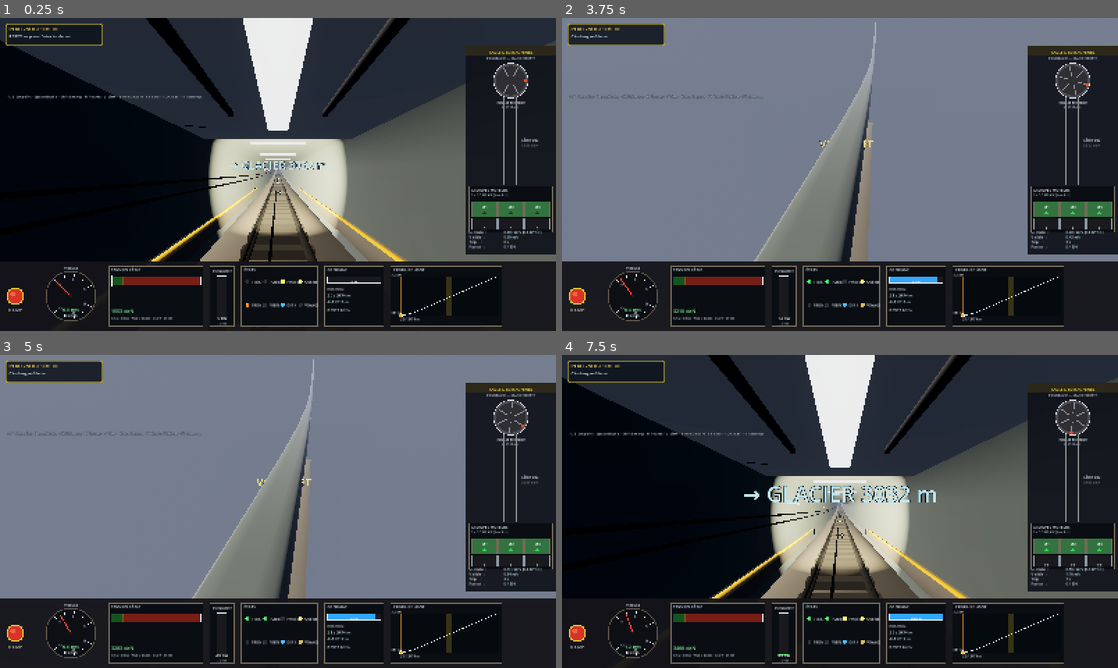
Above: before the commit, frames 1-4 (two rows, left to right).
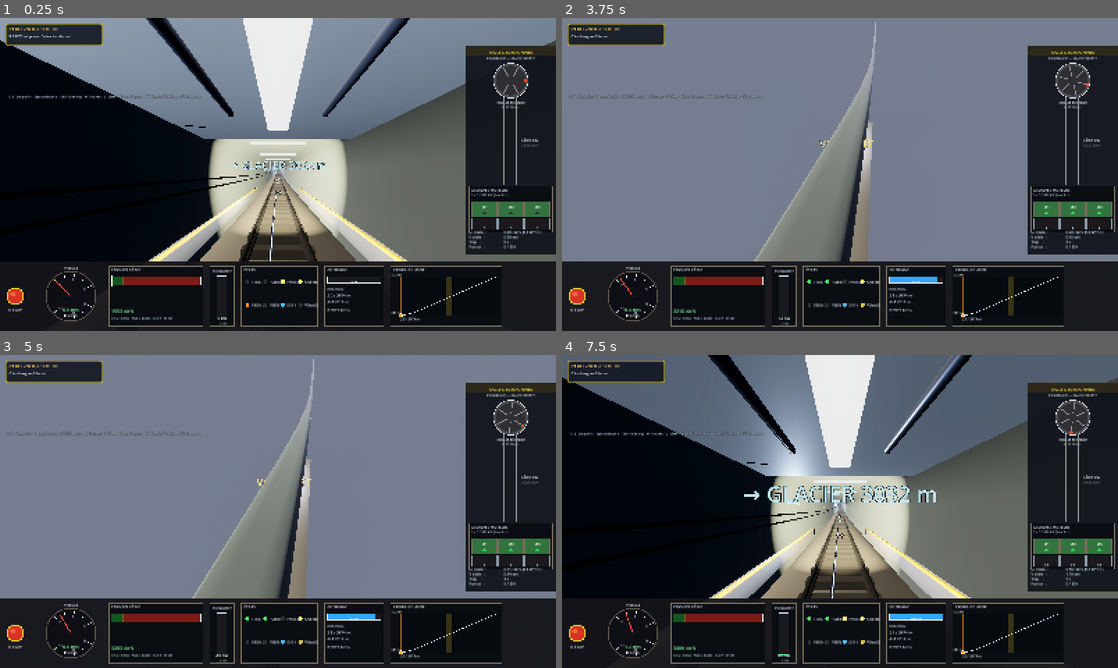
Above: after the commit, the same moments.

Repository: ARP273-ROSE/perce-neige-sim
Game: Godot game, scene res://scenes/main.tscn
The game is run twice, just before and just after one commit, with the same random seed, the same clock (stepped at 60 frames per second) and the same inputs.
Inputs:
- Up to frame 1 (0.25 s): no input
- Up to frame 2 (3.75 s): tap Enter (ready_depart) at 0.5, 2.1 s; hold Up (speed_up) 0.53-1.28 s; tap Shift (emergency) at 0.6, 1.35, 2.3, 3.05 s; hold Space (brake) 1.28-2.03 s; hold Up (speed_up) 2.03-3.53 s; tap H (toggle_headlights) at 2.85 s; hold Space (brake) from 3.53 s (still down); tap V (toggle_view) at 3.6 s
- Up to frame 3 (5 s): keep holding Space (brake); tap Shift (emergency) at 3.8, 4.35 s
- Up to frame 4 (7.5 s): tap Shift (emergency) at 5.1, 6.05, 6.8 s; release Space (brake) at 5.78 s; hold Up (speed_up) from 5.78 s (still down); tap Enter (ready_depart) at 5.85 s; tap H (toggle_headlights) at 6.6 s; tap V (toggle_view) at 7.35 s

The runs differ from the first frame. In frame 1, 23% of the frame differs, in the area x 0-100%, y 0-78%; in frame 2, 0.2%; in frame 3, 0.2%; in frame 4, 23%.

Commit message:
fix(audit): durcissement sécu + perf + robustesse de l'intégration 3D Godot
Sécurité (supply chain) :
- autoupdate : vérification SHA-256 obligatoire (asset SHA256SUMS de la
  release) + contrôle taille annoncée avant de remplacer l'exe — une
  release sans checksums est refusée
- CI : génération/publication de SHA256SUMS, exports Godot vérifiés par
  présence du binaire (plus de || true masquant), fail_on_unmatched_files
- godot_bridge : fallback dev (recherche Godot*.exe dans des dossiers
  user-writable) désactivé en mode frozen

Intégration vue 3D (cycle de vie) :
- watchdog dans _tick : viewer embarqué mort → release + fallback vue
  procédurale (fini la zone noire figée)
- heartbeat UDP 1 Hz hors MODE_RUN ; côté Godot le viewer affiche un
  overlay « signal perdu » à 3 s et s'auto-ferme à 30 s de silence
  (plus d'orphelin si Python crashe)
- race F4×2 pendant la grâce de spawn : flag d'abandon dans le bridge,
  stop() inconditionnel dans _release_godot_embed (plus de viewer zombie)
- state_receiver : clamp du --port, lecture typée des champs JSON (un
  paquet mal typé ne spamme plus d'erreurs de conversion)
- fuite d'un fd de log par lancement du viewer corrigée

UI (freezes) :
- check de MAJ manuel + téléchargement/installation passés en thread de
  fond avec QProgressDialog (jusque-là : UI gelée jusqu'à 15 s / 200 Mo)
- téléchargement de docs : plafond 50 Mo, lecture par chunks, garde
  anti-réentrance, vérification magic %PDF

Performance Godot :
- culling par distance des ~230 OmniLight3D du tunnel (2 Hz, rayon 250 m
  autour des deux rames)
- préréglages --quality=low|medium|high (SDFGI / fog volumétrique / SSR)
- FXAA retiré (MSAA×2 déjà actif — double AA redondant)
- exploitation.json plafonné à 500 voyages ; rotation des crash reports
  (20 max)

Divers : build_godot_viewer.sh pointe sur godot_project/ du repo (le
clone séparé perce-neige-sim-3d est un vestige vide).

Validé : py_compile OK ; Godot 4.6.1 headless — boot standalone + client
sans erreur de script, test UDP de bout en bout (paquets valides,
malformés et hostiles) OK.

Diff:
--- a/godot_project/project.godot
+++ b/godot_project/project.godot
@@ -77,4 +77,3 @@
 
 anti_aliasing/quality/msaa_3d=2
 environment/defaults/default_clear_color=Color(0.02, 0.02, 0.04, 1)
-anti_aliasing/quality/screen_space_aa=1
--- a/godot_project/scripts/exploitation_log.gd
+++ b/godot_project/scripts/exploitation_log.gd
@@ -79,6 +79,11 @@
 	current_trip["duration_s"] = dt_s
 	current_trip["completed"] = completed
 	trips.append(current_trip)
+	# Borne la croissance : en auto-exploitation (F3) qui enchaîne les
+	# voyages, trips + le JSON réécrit à chaque fin de voyage grossiraient
+	# indéfiniment. 500 voyages suffisent largement pour les stats.
+	if trips.size() > 500:
+		trips = trips.slice(-500)
 	_stats_dirty = true
 	current_trip = {}
 	_save()
--- a/godot_project/scripts/main.gd
+++ b/godot_project/scripts/main.gd
@@ -27,6 +27,13 @@
 # désactivés. Le HUD est masqué (Python a son propre HUD).
 var client_mode: bool = false
 
+# Préréglage de rendu (--quality=low|medium|high en arg projet) :
+#   high   (défaut) : SDFGI + fog volumétrique + SSR — machines Vulkan solides
+#   medium          : SDFGI off (le poste GPU le plus cher, peu utile dans un
+#                     tunnel éclairé aux omnis sans ombres)
+#   low             : SDFGI + fog volumétrique + SSR off — iGPU / fallback
+var quality: String = "high"
+
 # État précédent pour détection de transition (annonces)
 var _prev_doors_open: bool = true
 var _prev_trip_started: bool = false
@@ -38,6 +45,7 @@
 
 var _physics_accum: float = 0.0
 var _paused: bool = false
+var _light_cull_accum: float = 999.0   # force un 1er culling dès la frame 1
 
 # Contrôles
 var speed_cmd_rate: float = 0.4    # variation par seconde du setpoint
@@ -48,8 +56,16 @@
 	for arg in OS.get_cmdline_user_args():
 		if arg == "--client":
 			client_mode = true
+		elif arg.begins_with("--quality="):
+			var q: String = arg.substr(10)
+			if q in ["low", "medium", "high"]:
+				quality = q
+			else:
+				push_warning("[PerceNeige3D] --quality=%s inconnu — high conservé" % q)
 	if client_mode:
 		print("[PerceNeige3D] CLIENT MODE — physique pilotée par le sim Python")
+	if quality != "high":
+		print("[PerceNeige3D] Préréglage rendu : %s" % quality)
 
 	print("[PerceNeige3D] Build starting…")
 	_build_environment()
@@ -186,7 +202,8 @@
 	env.ambient_light_sky_contribution = 0.3
 
 	# --- SDFGI (global illumination) -------------------------------------
-	env.sdfgi_enabled = true
+	# Le poste GPU le plus cher de tout le pipeline — coupé sous high.
+	env.sdfgi_enabled = (quality == "high")
 	env.sdfgi_cascades = 4
 	env.sdfgi_min_cell_size = 0.4
 	env.sdfgi_use_occlusion = true
@@ -201,8 +218,8 @@
 	env.fog_height = 2500.0
 	env.fog_height_density = 0.0
 	env.fog_sky_affect = 0.5
-	# Volumétrique plus subtil
-	env.volumetric_fog_enabled = true
+	# Volumétrique plus subtil (coût froxels × lumières — coupé en low)
+	env.volumetric_fog_enabled = (quality != "low")
 	env.volumetric_fog_density = 0.008
 	env.volumetric_fog_albedo = Color(0.85, 0.88, 0.95)
 	env.volumetric_fog_emission = Color(0.0, 0.0, 0.0)
@@ -221,7 +238,7 @@
 	env.glow_hdr_threshold = 1.5
 
 	# --- SSR -------------------------------------------------------------
-	env.ssr_enabled = true
+	env.ssr_enabled = (quality != "low")
 	env.ssr_max_steps = 40
 
 	# --- Ajustements couleur ---------------------------------------------
@@ -325,6 +342,13 @@
 			_physics_accum -= PHYSICS_DT
 			steps += 1
 
+	# Culling des lumières du tunnel à 2 Hz (les ~230 OmniLight3D pèsent
+	# sur le clustering Forward+ et le fog volumétrique même hors champ)
+	_light_cull_accum += delta
+	if _light_cull_accum >= 0.5:
+		_light_cull_accum = 0.0
+		lights.update_light_culling(physics.s)
+
 	# Masquage dynamique des brins de câble selon la position des rames
 	track.update_cable_visibility(physics.s)
 	# Animation des torons (brin gauche = fixe par rapport à rame 1,
--- a/godot_project/scripts/state_receiver.gd
+++ b/godot_project/scripts/state_receiver.gd
@@ -16,6 +16,12 @@
 ## Le `--` sépare les args Godot des args projet.
 
 const DEFAULT_PORT: int = 7777
+# Lien avec le sim Python : le sim envoie l'état à 60 Hz en MODE_RUN et un
+# heartbeat {"hb":1} à 1 Hz sinon. Silence > LINK_WARN_S → overlay d'alerte ;
+# silence > LINK_QUIT_S → le viewer se ferme tout seul (sinon il resterait
+# orphelin à consommer du GPU si Python crashe sans faire stop()).
+const LINK_WARN_S: float = 3.0
+const LINK_QUIT_S: float = 30.0
 
 var udp: PacketPeerUDP = null
 var port: int = DEFAULT_PORT
@@ -23,6 +29,7 @@
 var fault_manager: FaultManager = null
 var _last_packet_time: float = 0.0
 var _packet_count: int = 0
+var _overlay: Label = null
 
 
 func _ready() -> void:
@@ -30,7 +37,12 @@
 	var args: PackedStringArray = OS.get_cmdline_user_args()
 	for arg in args:
 		if arg.begins_with("--port="):
-			port = int(arg.substr(7))
+			var p: int = int(arg.substr(7))
+			if p >= 1024 and p <= 65535:
+				port = p
+			else:
+				push_warning("[StateReceiver] --port=%s invalide — fallback %d"
+					% [arg.substr(7), DEFAULT_PORT])
 
 	udp = PacketPeerUDP.new()
 	var err: int = udp.bind(port, "127.0.0.1")
@@ -63,55 +75,95 @@
 		if parsed is Dictionary:
 			latest = parsed
 			_packet_count += 1
-	if latest.is_empty():
-		return
-	_apply(latest)
-	_last_packet_time = Time.get_ticks_msec() / 1000.0
-	# Diag minimal : log au 1er packet + tous les 300 packets (~5s à 60Hz)
-	# pour vérifier que la cabine reçoit bien la position depuis Python.
-	if _packet_count == 1 or _packet_count % 300 == 0:
-		print("[StateReceiver] packet #%d : s=%.1f m, v=%.2f m/s, trip=%s, doors=%s"
-			% [_packet_count, physics.s, physics.v,
-			   physics.trip_started, physics.doors_open])
+	if not latest.is_empty():
+		_apply(latest)
+		_last_packet_time = Time.get_ticks_msec() / 1000.0
+		# Diag minimal : log au 1er packet + tous les 300 packets (~5s à 60Hz)
+		# pour vérifier que la cabine reçoit bien la position depuis Python.
+		if _packet_count == 1 or _packet_count % 300 == 0:
+			print("[StateReceiver] packet #%d : s=%.1f m, v=%.2f m/s, trip=%s, doors=%s"
+				% [_packet_count, physics.s, physics.v,
+				   physics.trip_started, physics.doors_open])
+	_update_link_status()
+
+
+# Helpers de lecture typée : un JSON valide mais mal typé ({"s": [1]}…) ne
+# doit pas déclencher une erreur de conversion Variant à chaque paquet —
+# champ absent ou mal typé → valeur courante conservée.
+static func _f(d: Dictionary, k: String, cur: float) -> float:
+	var v: Variant = d.get(k)
+	return float(v) if (v is float or v is int) else cur
+
+
+static func _i(d: Dictionary, k: String, cur: int) -> int:
+	var v: Variant = d.get(k)
+	return int(v) if (v is float or v is int) else cur
+
+
+static func _b(d: Dictionary, k: String, cur: bool) -> bool:
+	var v: Variant = d.get(k)
+	return bool(v) if v is bool else cur
 
 
 func _apply(d: Dictionary) -> void:
 	# Update direct des champs (la physics locale est court-circuitée)
-	if d.has("s"):
-		physics.s = float(d["s"])
-	if d.has("v"):
-		physics.v = float(d["v"])
-	if d.has("direction"):
-		physics.direction = int(d["direction"])
-	if d.has("doors_open"):
-		physics.doors_open = bool(d["doors_open"])
-	if d.has("trip_started"):
-		physics.trip_started = bool(d["trip_started"])
-	if d.has("finished"):
-		physics.finished = bool(d["finished"])
+	physics.s = _f(d, "s", physics.s)
+	physics.v = _f(d, "v", physics.v)
+	physics.direction = _i(d, "direction", physics.direction)
+	physics.doors_open = _b(d, "doors_open", physics.doors_open)
+	physics.trip_started = _b(d, "trip_started", physics.trip_started)
+	physics.finished = _b(d, "finished", physics.finished)
 	if d.has("tension_dan"):
-		physics.tension_dan = float(d["tension_dan"])
+		physics.tension_dan = _f(d, "tension_dan", physics.tension_dan)
 		physics.tension_dan_disp = physics.tension_dan
 	if d.has("power_kw"):
-		physics.power_kw = float(d["power_kw"])
+		physics.power_kw = _f(d, "power_kw", physics.power_kw)
 		physics.power_kw_disp = physics.power_kw
-	if d.has("speed_cmd"):
-		physics.speed_cmd = float(d["speed_cmd"])
-	if d.has("lights_head"):
-		physics.lights_head = bool(d["lights_head"])
-	if d.has("lights_cabin"):
-		physics.lights_cabin = bool(d["lights_cabin"])
-	if d.has("emergency"):
-		physics.emergency = bool(d["emergency"])
+	physics.speed_cmd = _f(d, "speed_cmd", physics.speed_cmd)
+	physics.lights_head = _b(d, "lights_head", physics.lights_head)
+	physics.lights_cabin = _b(d, "lights_cabin", physics.lights_cabin)
+	physics.emergency = _b(d, "emergency", physics.emergency)
 	# Panne active : déclenche localement pour effet visuel + son
-	if d.has("active_fault") and fault_manager != null:
-		var fid: String = String(d["active_fault"])
+	if d.has("active_fault") and fault_manager != null and d["active_fault"] is String:
+		var fid: String = d["active_fault"]
 		if fid != "" and fault_manager.get_active_id() != fid:
 			fault_manager.trigger(fid)
 		elif fid == "" and fault_manager.is_active():
 			fault_manager.clear_active()
 
 
+func _update_link_status() -> void:
+	var now: float = Time.get_ticks_msec() / 1000.0
+	# _last_packet_time = 0 tant que rien n'est reçu → le délai court depuis
+	# le démarrage du viewer, ce qui couvre aussi le cas « bind raté / sim
+	# jamais lancé » (viewer inutile → autant se fermer).
+	var silence: float = now - _last_packet_time
+	if silence > LINK_QUIT_S:
+		print("[StateReceiver] silence UDP > %d s — fermeture du viewer" % int(LINK_QUIT_S))
+		get_tree().quit()
+		return
+	var warn: bool = _packet_count > 0 and silence > LINK_WARN_S
+	if warn and _overlay == null:
+		_build_overlay()
+	if _overlay != null:
+		_overlay.visible = warn
+
+
+func _build_overlay() -> void:
+	var layer: CanvasLayer = CanvasLayer.new()
+	layer.layer = 100
+	add_child(layer)
+	_overlay = Label.new()
+	_overlay.text = "⚠ Signal du simulateur perdu…"
+	_overlay.add_theme_font_size_override("font_size", 28)
+	_overlay.add_theme_color_override("font_color", Color(1.0, 0.55, 0.2))
+	_overlay.add_theme_color_override("font_outline_color", Color.BLACK)
+	_overlay.add_theme_constant_override("outline_size", 6)
+	_overlay.set_anchors_preset(Control.PRESET_CENTER_TOP)
+	_overlay.position.y = 40.0
+	layer.add_child(_overlay)
+
+
 # Indique si on a reçu au moins un packet récent (utile pour debug / fallback)
 func is_connected_recently() -> bool:
 	var now: float = Time.get_ticks_msec() / 1000.0
--- a/godot_project/scripts/tunnel_lights.gd
+++ b/godot_project/scripts/tunnel_lights.gd
@@ -13,7 +13,14 @@
 @export var light_energy: float = 8.0
 @export var light_range: float = 18.0
 
+# Culling par distance : ~225 néons + signaux = autant d'OmniLight3D qui
+# participent toutes au clustering Forward+ et au fog volumétrique chaque
+# frame si on les laisse actives. Au-delà de LIGHT_CULL_DIST des deux rames,
+# la lumière est éteinte (le bâtonnet émissif, lui, reste visible de loin).
+const LIGHT_CULL_DIST: float = 250.0
+
 var tunnel: TunnelBuilder = null
+var _lights: Array = []   # paires [OmniLight3D, s_m] pour le culling
 
 
 func _ready() -> void:
@@ -47,6 +54,7 @@
 		s += spacing_m
 
 	# Signaux LED vertes au plafond de chaque entrée du croisement Abt
+	# (les positions s des signaux sont enregistrées dans _lights aussi)
 	# (cf. photos v1_17 et frames V2 d'entrée du loop : on voit 2 LED
 	# vertes brillantes côte à côte au-dessus du tunnel à chaque bout
 	# de la chambre).
@@ -92,6 +100,7 @@
 			light.omni_range = 6.0
 			light.shadow_enabled = false
 			add_child(light)
+			_lights.append([light, s_led])
 			# Mesh visible (sphère émissive)
 			var led: MeshInstance3D = MeshInstance3D.new()
 			led.mesh = led_mesh
@@ -99,6 +108,18 @@
 			led.cast_shadow = GeometryInstance3D.SHADOW_CASTING_SETTING_OFF
 			add_child(led)
 			led.global_position = pos
+
+
+# Éteint les OmniLight3D loin des deux rames (rame 1 à s_cabin, rame 2 à
+# LENGTH - s_cabin). À appeler à basse fréquence (~2 Hz) depuis main.gd —
+# inutile de le faire à 60 Hz, une rame parcourt < 7 m entre deux appels.
+func update_light_culling(s_cabin: float) -> void:
+	var s_ghost: float = PNConstants.LENGTH - s_cabin
+	for entry in _lights:
+		var light: OmniLight3D = entry[0]
+		var ls: float = entry[1]
+		var d: float = minf(absf(ls - s_cabin), absf(ls - s_ghost))
+		light.visible = d < LIGHT_CULL_DIST
 
 
 func _add_neon(s: float, mesh: BoxMesh, neon_mat: StandardMaterial3D, color: Color) -> void:
@@ -117,6 +138,7 @@
 	light.omni_attenuation = 1.2
 	light.shadow_enabled = false
 	add_child(light)
+	_lights.append([light, s])
 
 	# Bâtonnet visible (pour voir la source dans le brouillard volumétrique)
 	var neon: MeshInstance3D = MeshInstance3D.new()
Not shown, changed: .github/workflows/build.yml
Not shown, changed: autoupdate.py
Not shown, changed: bugreport.py
Not shown, changed: build_godot_viewer.sh
Not shown, changed: godot_bridge.py
Not shown, changed: perce_neige_sim.py
